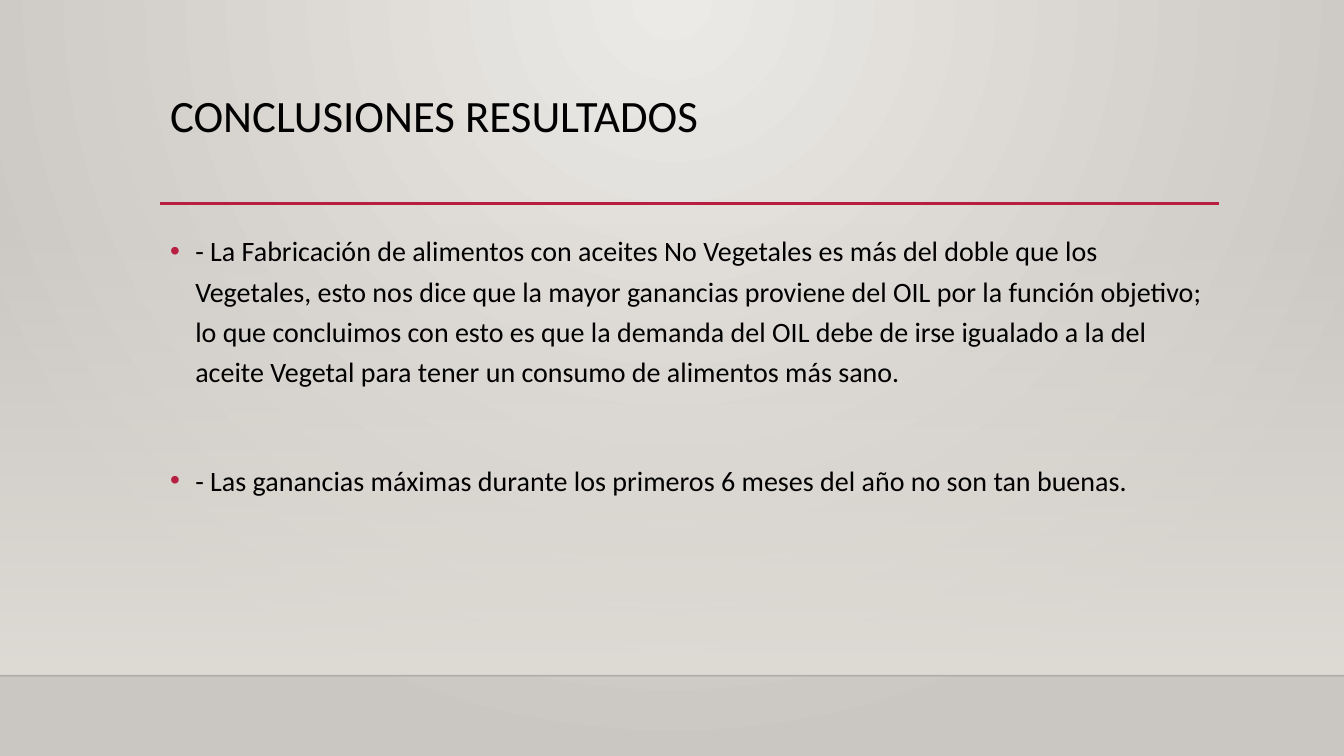
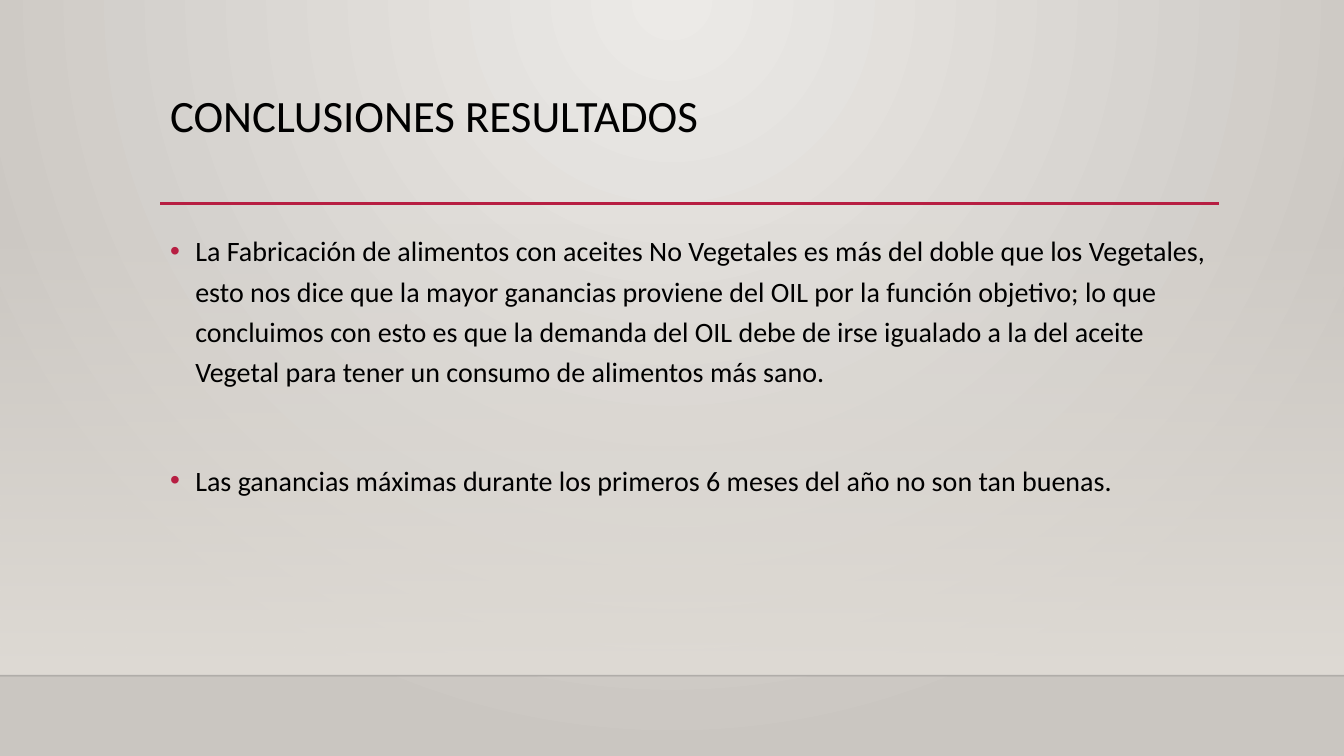
Before and after one commit to erickmendozag/proyecto_modulo1, a slide deck: slide 9 of PM1.pptx. Drawn at 1344x756 pixels with LibreOffice and Linux fonts; fonts in the diff are those of the drawing; background and template pictures are left out. Boxes give left, top, right and bottom in pixels: in the first picture for what was removed or moved away, otherwise in the second. Text is boxed around its words. In the diff, an @@ line names an element or a change of style, - is before the commit and + after.

Commit message:
Ortografía

```diff
--- a/PM1.pptx
+++ b/PM1.pptx
@@ text at [195,241,1205,496]: text changed @@
-• - La Fabricación de alimentos con aceites No Vegetales es más del doble que los Vegetales, esto nos dice que la mayor ganancias proviene del OIL por la función objetivo; lo que concluimos con esto es que la demanda del OIL debe de irse igualado a la del aceite Vegetal para tener un consumo de alimentos más sano.
-• - Las ganancias máximas durante los primeros 6 meses del año no son tan buenas.
+• La Fabricación de alimentos con aceites No Vegetales es más del doble que los Vegetales, esto nos dice que la mayor ganancias proviene del OIL por la función objetivo; lo que concluimos con esto es que la demanda del OIL debe de irse igualado a la del aceite Vegetal para tener un consumo de alimentos más sano.
+• Las ganancias máximas durante los primeros 6 meses del año no son tan buenas.
```
